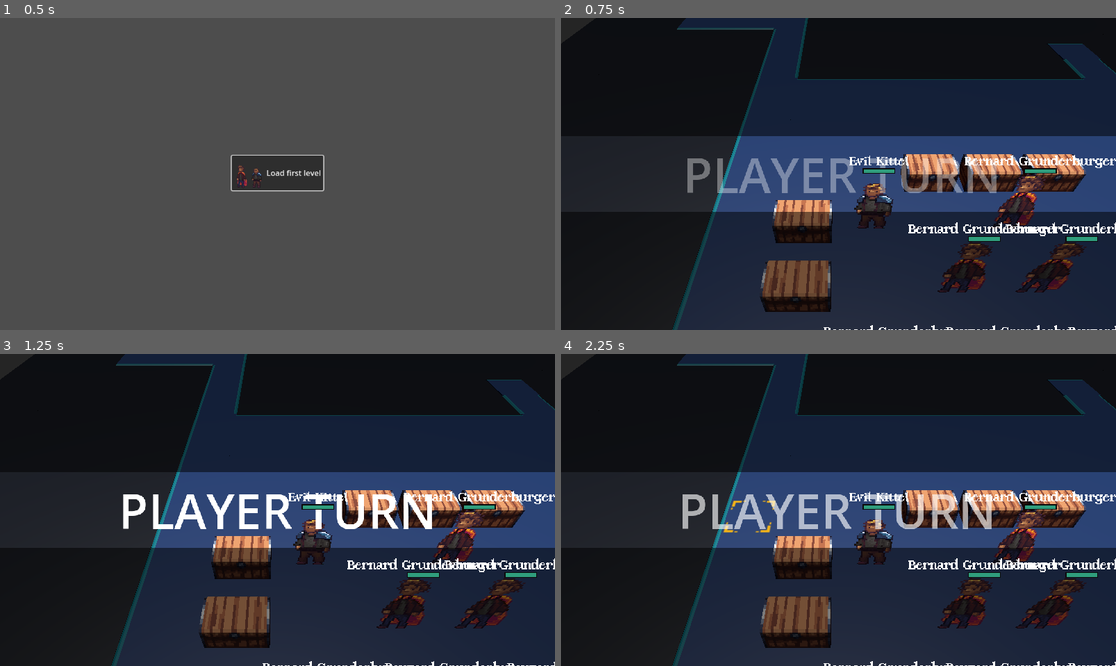
Above: before the commit, frames 1-4 (two rows, left to right).
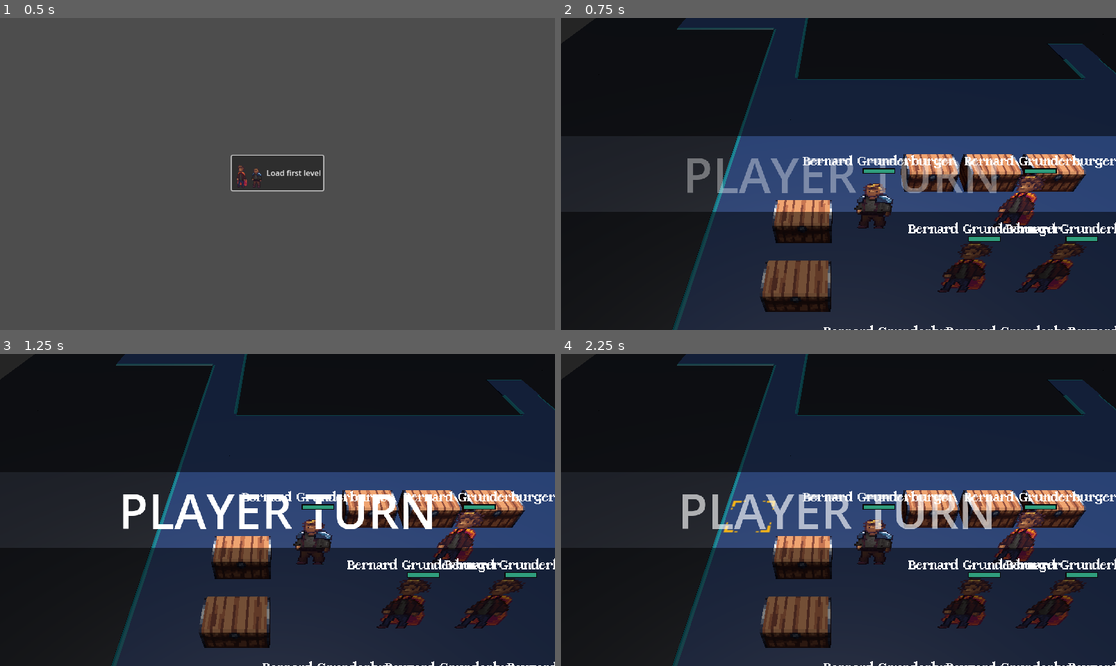
Above: after the commit, the same moments.

Repository: alanhaugen/bachelor-inn
Game: Godot game, scene res://scenes/UI/mainmenu.tscn
Two runs of this game, one before a commit and one after it. Both use one fixed random seed, a clock stepped at 60 frames per second and the inputs below.
Inputs (mouse positions are in pixels of both pictures, inside the frame that each line leads up to):
- Up to frame 1 (0.5 s): no input
- Up to frame 2 (0.75 s): click "Load first level" at 0.5 s
- Up to frame 3 (1.25 s): no input
- Up to frame 4 (2.25 s): move the mouse to (960, 494) at 1.27 s; hold Right (pan_right) 1.28-2 s; hold Space (selected) 1.28-2 s; click (960, 494) at 1.42 s; tap Enter at 2 s; drag from (727, 525) to (810, 572) at 2.02 s

Frame 1 is identical in both runs. In frame 2, 0.3% of the frame differs, in the area x 43-71%, y 43-49%; in frame 3, 0.2%; in frame 4, 0.3%.

Commit message:
Fixed gui

Diff:
--- a/project.godot
+++ b/project.godot
@@ -14,6 +14,10 @@
 run/main_scene="uid://cm02uehw506nt"
 config/features=PackedStringArray("4.5", "Forward Plus")
 config/icon="res://icon.svg"
+
+[autoload]
+
+Main="*res://scripts/main.gd"
 
 [debug]
 
--- a/scenes/Characters/Unit.tscn
+++ b/scenes/Characters/Unit.tscn
@@ -61,6 +61,7 @@
 offset_right = 20.0
 grow_horizontal = 2
 grow_vertical = 0
+mouse_filter = 2
 
 [node name="Name" type="Label" parent="CanvasLayer/HealthBar/VBoxContainer"]
 layout_mode = 2
--- a/scenes/Characters/enemy.tscn
+++ b/scenes/Characters/enemy.tscn
@@ -22,7 +22,6 @@
 
 [node name="Unit" type="Node3D"]
 script = ExtResource("1_5uy6h")
-unitName = "Evil Kittel"
 
 [node name="Character" type="AnimatedSprite3D" parent="."]
 transform = Transform3D(1, 0, 0, 0, 1, 0, 0, 0, 1, 0, 0.31031227, 0)
@@ -49,6 +48,7 @@
 scale = Vector2(2, 2)
 size_flags_horizontal = 4
 size_flags_vertical = 4
+mouse_filter = 2
 
 [node name="VBoxContainer" type="VBoxContainer" parent="CanvasLayer/HealthBar"]
 layout_mode = 1
@@ -62,6 +62,7 @@
 offset_right = 20.0
 grow_horizontal = 2
 grow_vertical = 0
+mouse_filter = 2
 
 [node name="Name" type="Label" parent="CanvasLayer/HealthBar/VBoxContainer"]
 layout_mode = 2
--- a/scenes/UI/HealthBar.tscn
+++ b/scenes/UI/HealthBar.tscn
@@ -23,6 +23,7 @@
 z_index = 1
 offset_right = 32.0
 offset_bottom = 4.0
+mouse_filter = 2
 theme_override_styles/background = SubResource("StyleBoxEmpty_4av4t")
 theme_override_styles/fill = SubResource("StyleBoxFlat_xfmwm")
 value = 60.0
@@ -37,6 +38,7 @@
 anchor_bottom = 1.0
 grow_horizontal = 2
 grow_vertical = 2
+mouse_filter = 2
 theme_override_styles/background = SubResource("StyleBoxFlat_mhiy5")
 theme_override_styles/fill = SubResource("StyleBoxFlat_j8d75")
 value = 80.0
--- a/scenes/UI/mainmenu.tscn
+++ b/scenes/UI/mainmenu.tscn
@@ -1,10 +1,10 @@
 [gd_scene load_steps=3 format=3 uid="uid://cm02uehw506nt"]
 
-[ext_resource type="Script" uid="uid://cgkrbcbu40277" path="res://scripts/main.gd" id="1_nudk7"]
 [ext_resource type="Texture2D" uid="uid://c6ufp14dqs3ou" path="res://art/WIP/DFFS_Character edge highlight poc.png" id="2_nudk7"]
+[ext_resource type="Script" uid="uid://bt1if6bipdwt1" path="res://scripts/ui/main_menu.gd" id="3_wxwbn"]
 
 [node name="Main" type="Node3D"]
-script = ExtResource("1_nudk7")
+script = ExtResource("3_wxwbn")
 
 [node name="UI" type="Control" parent="."]
 layout_mode = 3
--- a/scenes/levels/firstLevel.tscn
+++ b/scenes/levels/firstLevel.tscn
@@ -6,7 +6,6 @@
 [ext_resource type="MeshLibrary" uid="uid://qbhle1o2885q" path="res://scenes/libraries/SpawnMeshLibrary.tres" id="4_8tmoo"]
 [ext_resource type="MeshLibrary" uid="uid://dan04754q5nkc" path="res://scenes/libraries/MovementMapLibrary.tres" id="5_8tmoo"]
 [ext_resource type="Texture2D" uid="uid://s635gsj08vhr" path="res://art/textures/Cursors.png" id="5_hvfss"]
-[ext_resource type="PackedScene" uid="uid://cswysjv240iry" path="res://scenes/ui/movePopup.tscn" id="7_8tmoo"]
 [ext_resource type="PackedScene" uid="uid://bmb7trymiv3jj" path="res://scenes/ui/turnTransition.tscn" id="8_57geo"]
 
 [sub_resource type="Environment" id="Environment_hm5u0"]
@@ -40,7 +39,7 @@
 transform = Transform3D(1, 0, 0, 0, 1, 0, 0, 0, 1, 0, -0.9, 0)
 mesh_library = ExtResource("5_8tmoo")
 data = {
-"cells": PackedInt32Array(65532, 65533, 7, 65532, 65534, 1048578, 65532, 65535, 1048578, 65532, 0, 1048578, 65534, 65533, 2, 65535, 65533, 2, 0, 65533, 2, 3, 1, 655367, 3, 0, 1048576, 65533, 65534, 1, 2, 65535, 1048576, 65533, 0, 0, 65534, 0, 0, 65534, 65535, 0, 65535, 65535, 1048576, 65535, 65534, 0, 65535, 0, 1048576, 1, 65534, 1179649, 1, 65533, 1179649, 1, 65535, 1179649, 1, 0, 1179649)
+"cells": PackedInt32Array(65532, 65533, 7, 65532, 65534, 1048578, 65532, 65535, 1048578, 65532, 0, 1048578, 65534, 65533, 2, 3, 1, 655367, 3, 0, 1048576, 65533, 65534, 1, 65533, 0, 0, 65534, 0, 0, 65534, 65535, 0, 65535, 0, 1048576, 1, 65534, 1179649, 1, 65535, 1179649, 1, 0, 1179649)
 }
 
 [node name="PathArrow" type="GridMap" parent="."]
@@ -65,6 +64,5 @@
 region_enabled = true
 region_rect = Rect2(0, 0, 32, 32)
 
-[node name="MovePopup" parent="." instance=ExtResource("7_8tmoo")]
-
 [node name="TurnTransition" parent="." instance=ExtResource("8_57geo")]
+mouse_filter = 2
--- a/scenes/main.tscn
+++ b/scenes/main.tscn
@@ -6,7 +6,7 @@
 [ext_resource type="Texture2D" uid="uid://c4ycu1eas0ikq" path="res://art/textures/MoveDot.png" id="4_eb6dy"]
 [ext_resource type="Texture2D" uid="uid://jm00os0n3vhj" path="res://art/textures/05.tileset-autotile.png" id="5_trceg"]
 [ext_resource type="PackedScene" uid="uid://dlfwm0w3j2kio" path="res://scenes/ui/cursor.tscn" id="6_a8y0u"]
-[ext_resource type="PackedScene" uid="uid://cswysjv240iry" path="res://scenes/ui/movePopup.tscn" id="7_jkv2x"]
+[ext_resource type="PackedScene" uid="uid://cswysjv240iry" path="res://scenes/ui/move_popup.tscn" id="7_jkv2x"]
 [ext_resource type="PackedScene" uid="uid://byvsg74rc2sk8" path="res://scenes/ui/AnimatedUnit.tscn" id="8_jbj1t"]
 [ext_resource type="PackedScene" uid="uid://bmb7trymiv3jj" path="res://scenes/ui/turnTransition.tscn" id="9_muem4"]
 
@@ -4276,6 +4276,9 @@
 
 [node name="Map1" type="Node2D"]
 script = ExtResource("1_85g3d")
+camera_speed = null
+mouse_drag_sensitivity = null
+dialogue = null
 
 [node name="Map" type="TileMapLayer" parent="."]
 scale = Vector2(5, 5)
--- a/scripts/combat/map.gd
+++ b/scripts/combat/map.gd
@@ -17,7 +17,6 @@
 @onready var unitsMap: GridMap = $Units;
 @onready var movementMap: GridMap = $MovementDots;
 #@onready var collidable_terrain_layer: GridMap = $CollidableTerrainLayer
-@onready var move_popup: Control = $MovePopup
 @onready var path_arrow: GridMap = $PathArrow
 @onready var turn_transition: CanvasLayer = $TurnTransition/CanvasLayer
 @onready var turn_transition_animation_player: AnimationPlayer = $TurnTransition/AnimationPlayer
@@ -26,7 +25,9 @@
 @onready var enemy_label: Label = $TurnTransition/CanvasLayer/VBoxContainer/ColorRect3/enemyLabel
 
 var animated_unit: AnimatableBody3D;
-
+var move_popup: Control;
+
+const MOVE_POPUP = preload("uid://cswysjv240iry")
 const UNIT = preload("uid://btmpi20wskms7")
 const ENEMY = preload("uid://beocud5p1563r")
 const CHEST = preload("uid://ctcbsf1b8tg5x")
@@ -47,16 +48,17 @@
 const Move = preload("res://scripts/combat/move.gd");
 
 var is_player_turn: bool = true;
-var unitPos        :Vector3;
-var playerCode     :int = 0;
-var playerCodeDone :int = 3;
-var enemyCode      :int = 1;
-var attackCode     :int = 0;
+var unit_pos: Vector3;
+var player_code: int = 0;
+var player_code_done: int = 3;
+var enemy_code: int = 1;
+var attack_code: int = 0;
+var moveCode: int = 1;
 
 
 func Touch(pos :Vector3) -> bool:
 	if (GetTileName(pos) != "Water" && unitsMap.get_cell_item(pos) == GridMap.INVALID_CELL_ITEM):
-		movementMap.set_cell_item(pos, 0);
+		movementMap.set_cell_item(pos, 1);
 		return true;
 	return false;
 
@@ -72,9 +74,9 @@
 	frontierPositions.append(pos);
 	var type :int = unitsMap.get_cell_item(pos);
 
-	var tempEnemyCode :int = enemyCode;
+	var temp_enemy_code :int = enemy_code;
 	if (is_player_turn == false):
-		enemyCode = playerCode;
+		enemy_code = player_code;
 
 	while (frontier < movementLength && frontierPositions.is_empty() == false):
 		pos = frontierPositions.pop_front();
@@ -101,25 +103,25 @@
 			moves.append(Move.new(startPos, west, type, unitsMap));
 
 		# Add attack moves
-		if (unitsMap.get_cell_item(north) == enemyCode):
+		if (unitsMap.get_cell_item(north) == enemy_code):
 			moves.append(Move.new(startPos, north, type, unitsMap, true));
-			movementMap.set_cell_item(north, 0, attackCode);
-		if (unitsMap.get_cell_item(south) == enemyCode):
+			movementMap.set_cell_item(north, 0, attack_code);
+		if (unitsMap.get_cell_item(south) == enemy_code):
 			moves.append(Move.new(startPos, south, type, unitsMap, true));
-			movementMap.set_cell_item(south, 0, attackCode);
-		if (unitsMap.get_cell_item(east) == enemyCode):
+			movementMap.set_cell_item(south, 0, attack_code);
+		if (unitsMap.get_cell_item(east) == enemy_code):
 			moves.append(Move.new(startPos, east, type, unitsMap, true));
-			movementMap.set_cell_item(east, 0, attackCode);
-		if (unitsMap.get_cell_item(west) == enemyCode):
+			movementMap.set_cell_item(east, 0, attack_code);
+		if (unitsMap.get_cell_item(west) == enemy_code):
 			moves.append(Move.new(startPos, west, type, unitsMap, true));
-			movementMap.set_cell_item(west, 0, attackCode);
+			movementMap.set_cell_item(west, 0, attack_code);
 
 		if (frontierPositions.is_empty() == true):
 			frontier += 1;
 			frontierPositions = nextFrontierPositions.duplicate();
 			nextFrontierPositions.clear();
 
-	enemyCode = tempEnemyCode;
+	enemy_code = temp_enemy_code;
 
 	return moves;
 
@@ -207,25 +209,25 @@
 		#unitsMap.set_cell(pos, 0, Vector2(14,3));
 		cursor.show();
 
+		var windowPos: Vector2 = Vector2(0,0);
+
 		if (GetUnitName(pos) == "Unit"):
-			unitPos = pos;
+			unit_pos = pos;
 			movementMap.clear();
-			Dijkstra(pos, 3);
-			#if (isUnitSelected == true):
-			#	activeMove = Move.new(pos, pos, playerCodeDone, unitsMap);
-			#	activeMove.isWait = true;
-			#	##ShowMovePopup(windowPos);
-			#else:
-			#	Dijkstra(pos, 3);
-			#	isUnitSelected = true;
+			if (isUnitSelected == true):
+				activeMove = Move.new(pos, pos, player_code_done, unitsMap);
+				activeMove.isWait = true;
+				ShowMovePopup(windowPos);
+			else:
+				Dijkstra(pos, 3);
+				isUnitSelected = true;
 		elif (movementMap.get_cell_item(pos) != GridMap.INVALID_CELL_ITEM):
-			activeMove = Move.new(unitPos, pos, playerCodeDone, unitsMap);
-			if (movementMap.get_cell_item(pos) == attackCode):
+			activeMove = Move.new(unit_pos, pos, player_code_done, unitsMap);
+			if (movementMap.get_cell_item(pos) == attack_code):
 				activeMove.isAttack = true;
 
-			var windowPos: Vector2 = Vector2(0,0);
 			ShowMovePopup(windowPos);
-			AStar(unitPos, pos);
+			AStar(unit_pos, pos);
 
 			#activeMove.execute();
 
@@ -270,7 +272,10 @@
 			#newUnit = 2;
 			add_child(newUnit);
 
+	move_popup = MOVE_POPUP.instantiate();
 	move_popup.hide();
+	Main.gui.add_child(move_popup);
+
 	turn_transition_animation_player.play();
 	#turn_transition.get_canvas().hide();
 	#tiles = map.get_used_cells();
@@ -319,13 +324,13 @@
 	var units :Array[Vector3i] = unitsMap.get_used_cells();
 	for i in units.size():
 		var pos :Vector3i = units[i];
-		if (unitsMap.get_cell_item(pos) == playerCodeDone):
-			unitsMap.set_cell_item(pos, playerCode);
+		if (unitsMap.get_cell_item(pos) == player_code_done):
+			unitsMap.set_cell_item(pos, player_code);
 
 	var aiUnitsMoves :Array;
 	for i in units.size():
 		var pos :Vector3i = units[i];
-		if (unitsMap.get_cell_item(pos) == enemyCode):
+		if (unitsMap.get_cell_item(pos) == enemy_code):
 			aiUnitsMoves.append(Array());
 			aiUnitsMoves[aiUnitsMoves.size() - 1] += Dijkstra(pos, 3);
 
@@ -360,9 +365,9 @@
 
 	for i in units.size():
 		var pos :Vector3i = units[i];
-		if (unitsMap.get_cell_item(pos) == playerCode || unitsMap.get_cell_item(pos) == playerCodeDone):
+		if (unitsMap.get_cell_item(pos) == player_code || unitsMap.get_cell_item(pos) == player_code_done):
 			numberOfPlayerUnits += 1;
-		elif (unitsMap.get_cell_item(pos) == enemyCode):
+		elif (unitsMap.get_cell_item(pos) == enemy_code):
 			numberOfEnemyUnits += 1;
 
 	if (numberOfPlayerUnits == 0):
@@ -400,7 +405,7 @@
 			var units :Array[Vector3i] = unitsMap.get_used_cells();
 			for i in units.size():
 				var pos :Vector3i = units[i];
-				if (unitsMap.get_cell_item(pos) == playerCode):
+				if (unitsMap.get_cell_item(pos) == player_code):
 					is_player_turn = true;
 			if (is_player_turn == false):
 				turn_transition_animation_player.play();
--- a/scripts/main.gd
+++ b/scripts/main.gd
@@ -1,4 +1,8 @@
 extends Node
+## Main script.
+##
+## Controls what scene and ui is loaded.
+## Loads settings and saves for the game.
 
 # TODO:
 # load settings
@@ -10,23 +14,10 @@
 var level: Map;
 
 ## Reference to the World node
-@onready var world: Node3D = $World;
+var world: Node3D;
 
 ## Reference to the GUI
-@onready var gui: Control = $UI;
-@onready var levelButton: Button = $UI/MapSelector/LoadMap0;
-#endregion
-
-#region: --- Processing ---
-## Called when the node enters the scene tree for the first time
-func _ready() -> void:
-	levelButton.grab_focus(); # Set focus on a button
-#endregion
-
-#region: --- Signals ---
-## Called when the Load Map 0 button is pressed
-func _on_load_map_0_pressed() -> void:
-	load_level("first"); # Load the test level
+var gui: Control;
 #endregion
 
 #region: --- Methods ---
@@ -44,5 +35,4 @@
 	var level_path: String = "res://scenes/levels/%sLevel.tscn" % level_name;
 	level = load(level_path).instantiate();
 	world.add_child(level) # Add the new level to the World node
-	$UI/MapSelector.visible = false # Hide the map selector UI
 #endregion
--- a/scripts/popups/move_popup.gd
+++ b/scripts/popups/move_popup.gd
@@ -1,10 +1,14 @@
 extends Control
 
-@onready var map: Node3D = $"..";
+@onready var map: Node;
 @onready var move_button: Button = $VBoxContainer/MoveButton
 @onready var attack_button: Button = $VBoxContainer/AttackButton
 @onready var wait_button: Button = $VBoxContainer/WaitButton
 @onready var cancel_button: Button = $VBoxContainer/CancelButton
+
+
+func _ready() -> void:
+	map = Main.level;
 
 func HidePopup() -> void:
 	map.inMenu = false;
--- a/scripts/stats/unit.gd
+++ b/scripts/stats/unit.gd
@@ -23,8 +23,8 @@
 @onready var health_label: Label = $CanvasLayer/HealthBar/VBoxContainer/Health
 @onready var name_label: Label = $CanvasLayer/HealthBar/VBoxContainer/Name
 
-@export var isPlayable :bool = true; ## Friend or foe
-@export var unitName :String = "Bernard Grunderburger"; ## Unit name
+@export var is_playable :bool = true; ## Friend or foe
+@export var unit_name :String = "Bernard Grunderburger"; ## Unit name
 @export var speciality :Speciality = Speciality.Fighter; ## Unit speciality
 
 @export var health :int       = 4;    ## Unit health
@@ -49,10 +49,10 @@
 
 func _ready() -> void:
 	camera = get_viewport().get_camera_3d();
-	print(unitName);
+	print(unit_name);
 	health_bar.init_health(health);
 	health_label.text = "Health: " + str(health);
-	name_label.text = unitName;
+	name_label.text = unit_name;
 
 func _process(_delta: float) -> void:
 	var mesh_3d_position: Vector3 = character.global_transform.origin;
--- /dev/null
+++ b/scripts/ui/main_menu.gd
@@ -0,0 +1,27 @@
+extends Node3D
+
+## Reference to the World node
+@onready var world: Node3D = $World;
+
+## Reference to the GUI
+@onready var gui: Control = $UI;
+
+## Level buttons
+@onready var levelButton: Button = $UI/MapSelector/LoadMap0;
+
+#region: --- Processing ---
+## Called when the node enters the scene tree for the first time
+func _ready() -> void:
+	Main.gui = gui;
+	Main.world = world;
+
+	# Set focus on the first button
+	levelButton.grab_focus();
+#endregion
+
+#region: --- Signals ---
+## Called when the Load Map 0 button is pressed
+func _on_load_map_0_pressed() -> void:
+	$UI/MapSelector.visible = false;
+	Main.load_level("first"); # Load the test level
+#endregion
Renamed: scenes/ui/movePopup.tscn -> scenes/UI/move_popup.tscn
Not shown: 1 places in scenes/levels/firstLevel.tscn that only renumber resources
Not shown, added: scripts/ui/main_menu.gd.uid
